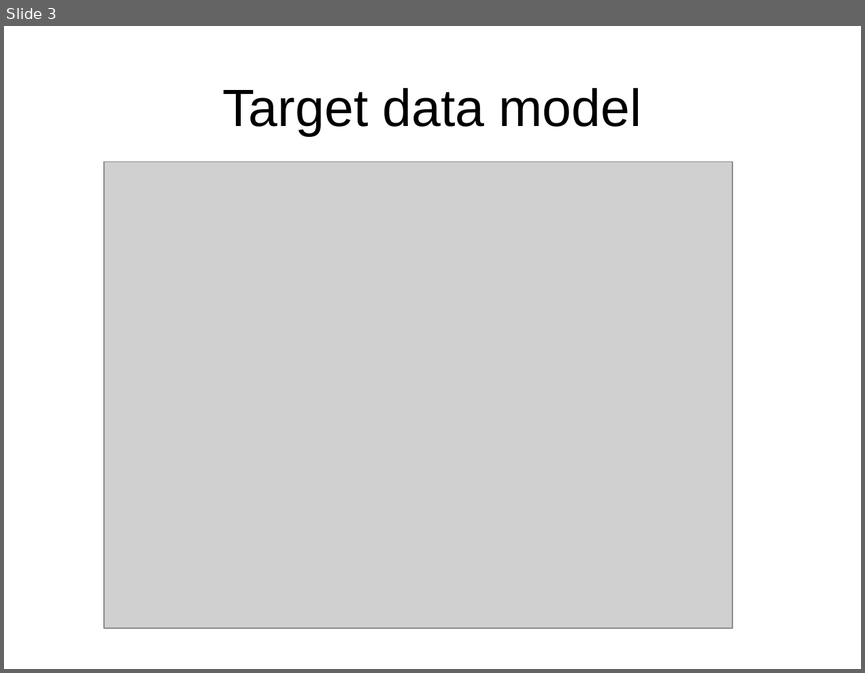
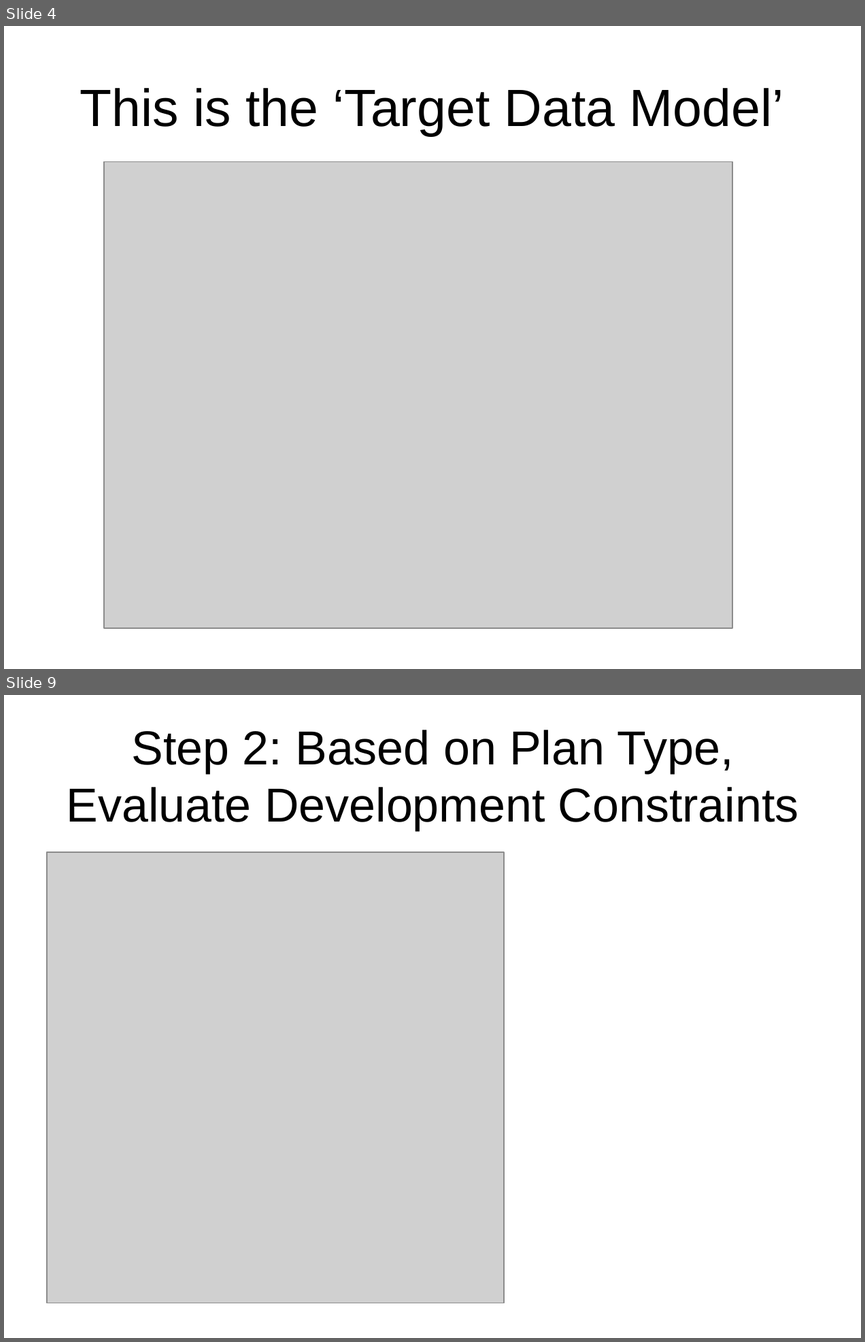
Before and after one commit to psrc/urbansim, a slide deck: az_smart/datamodel/AZ-SMART_model_process.ppt. Shown one above the other, each under a label of ours: slide 3 before the commit, slides 4 and 9 after it; the slides between them are not shown. The pictures are 865x673 and 865x1342 pixels, drawn with LibreOffice and Linux fonts; fonts in the diff are those of the drawing; grey boxes stand for pictures. Boxes give left, top, right and bottom in pixels: in the first picture for what was removed or moved away, otherwise in the second. Text is boxed around its words. In the diff, an @@ line names an element or a change of style, - is before the commit and + after.

```diff
--- a/az_smart/datamodel/AZ-SMART_model_process.ppt
+++ b/az_smart/datamodel/AZ-SMART_model_process.ppt
@@ slide 9 added at [4,695,861,1338], background #FFFFFF @@
@@ title added at [67,730,799,830], 40 pt, text #000000 @@
+Step 2: Based on Plan Type, Evaluate Development Constraints
@@ picture added at [47,852,504,1302] @@
@@ what was slide 3 is now slide 4 @@
@@ slide 4 changed as well @@
@@ title at [80,88,784,136]: text changed @@
-Target data model
+This is the ‘Target Data Model’
```
Also in this commit, not shown: 9 other slides added, 7 slides removed, 4 other files.
